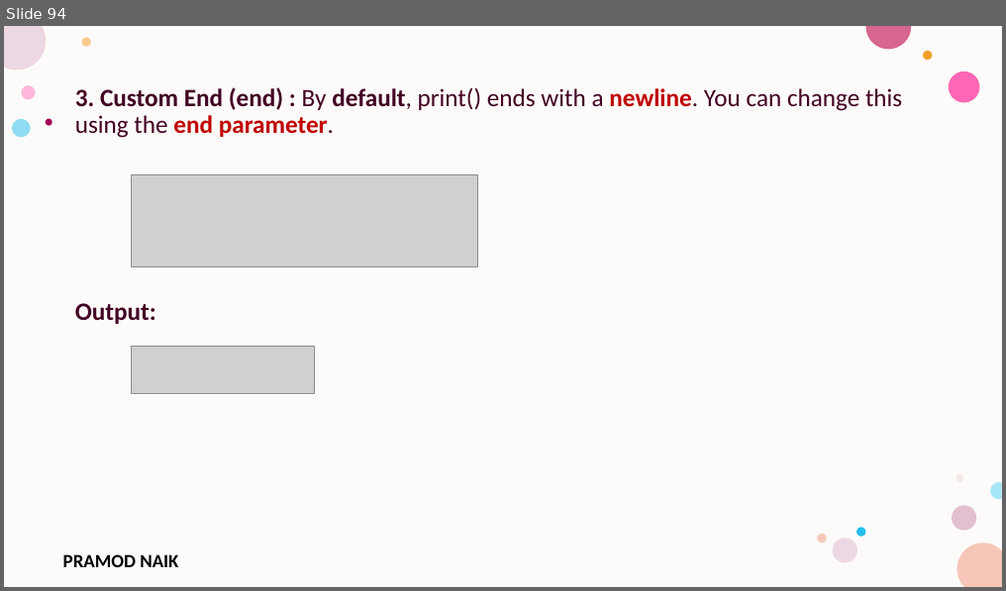
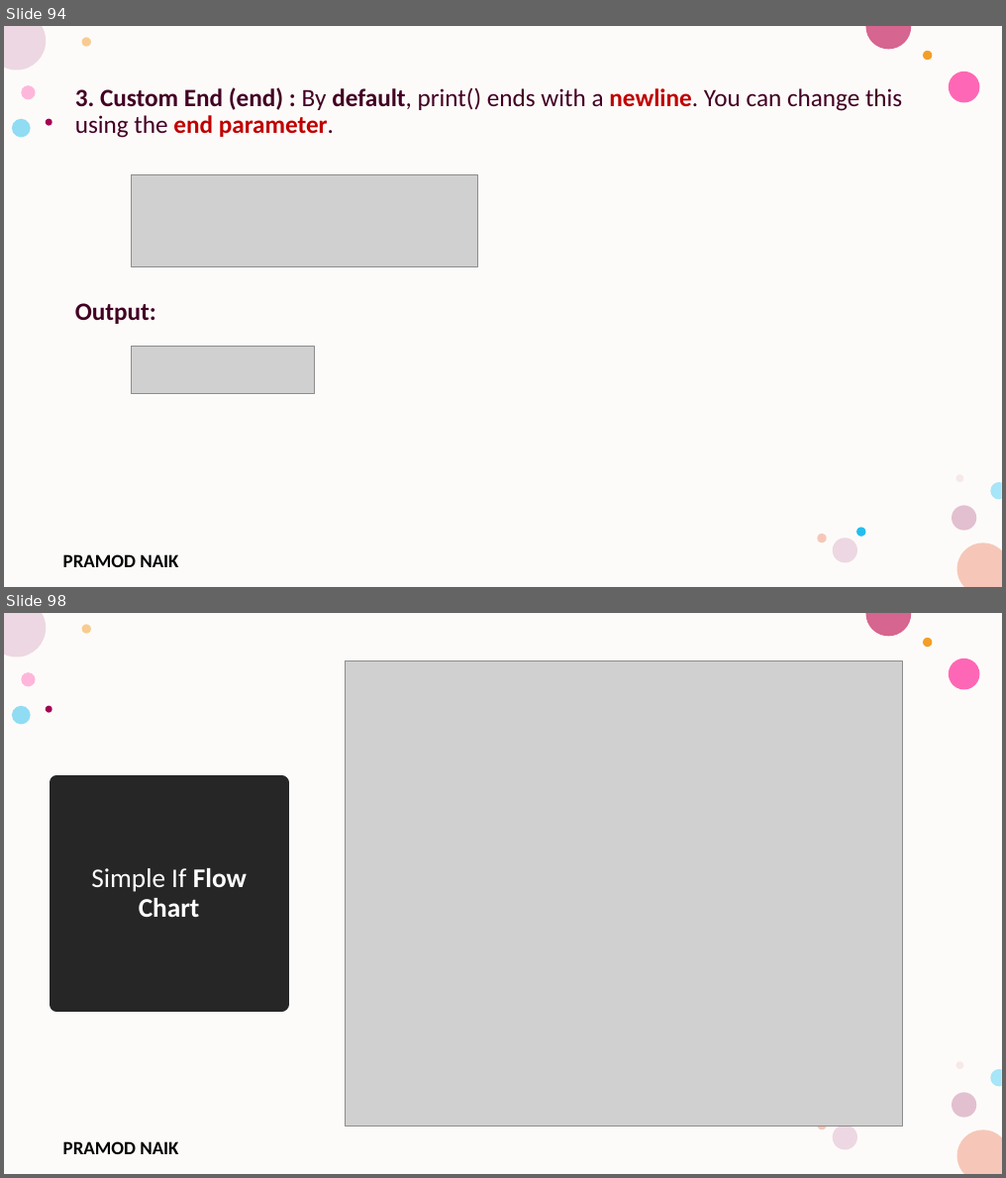
Before and after one commit to PRAMOD-VISHNU-NAIK/MCA-4th-Sem-Python-Shridevi-College, a slide deck: Theory Class-Notes/Module-1 Python Basic Concepts and Programming.pptx. Shown one above the other, each under a label of ours: slide 94 before the commit, slides 94 and 98 after it; the slides between them are not shown. The pictures are 1006x591 and 1006x1178 pixels, drawn with LibreOffice and Linux fonts; fonts in the diff are those of the drawing; grey boxes stand for pictures; background and template pictures are left out. Boxes give left, top, right and bottom in pixels: in the first picture for what was removed or moved away, otherwise in the second. Text is boxed around its words. In the diff, an @@ line names an element or a change of style, - is before the commit and + after.

```diff
--- a/Theory Class-Notes/Module-1 Python Basic Concepts and Programming.pptx
+++ b/Theory Class-Notes/Module-1 Python Basic Concepts and Programming.pptx
@@ slide 98 added at [4, 613, 1002, 1174], background #FFFFFF; not listed: 16 template elements that a slide beside it also shows @@
@@ picture added at [345, 661, 902, 1127] @@
@@ title added at [56, 783, 282, 1004], fill #262626, outline #262626 13.75 pt, 26 pt, text #FFFFFF, bold @@
+Simple If Flow Chart
```
Also in this commit, not shown: 1 slide changed, 42 other slides added, 1 slide removed.
